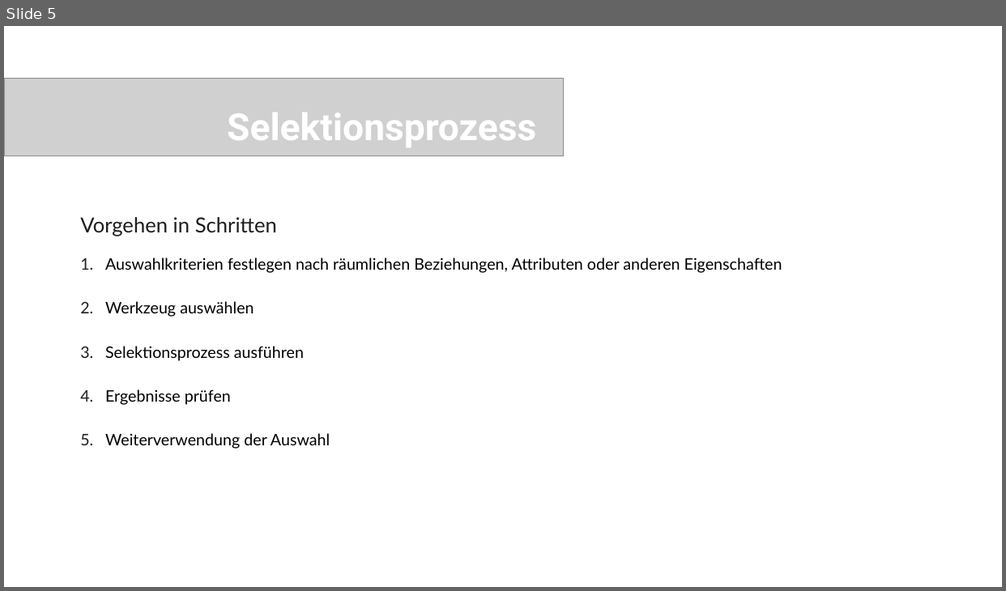
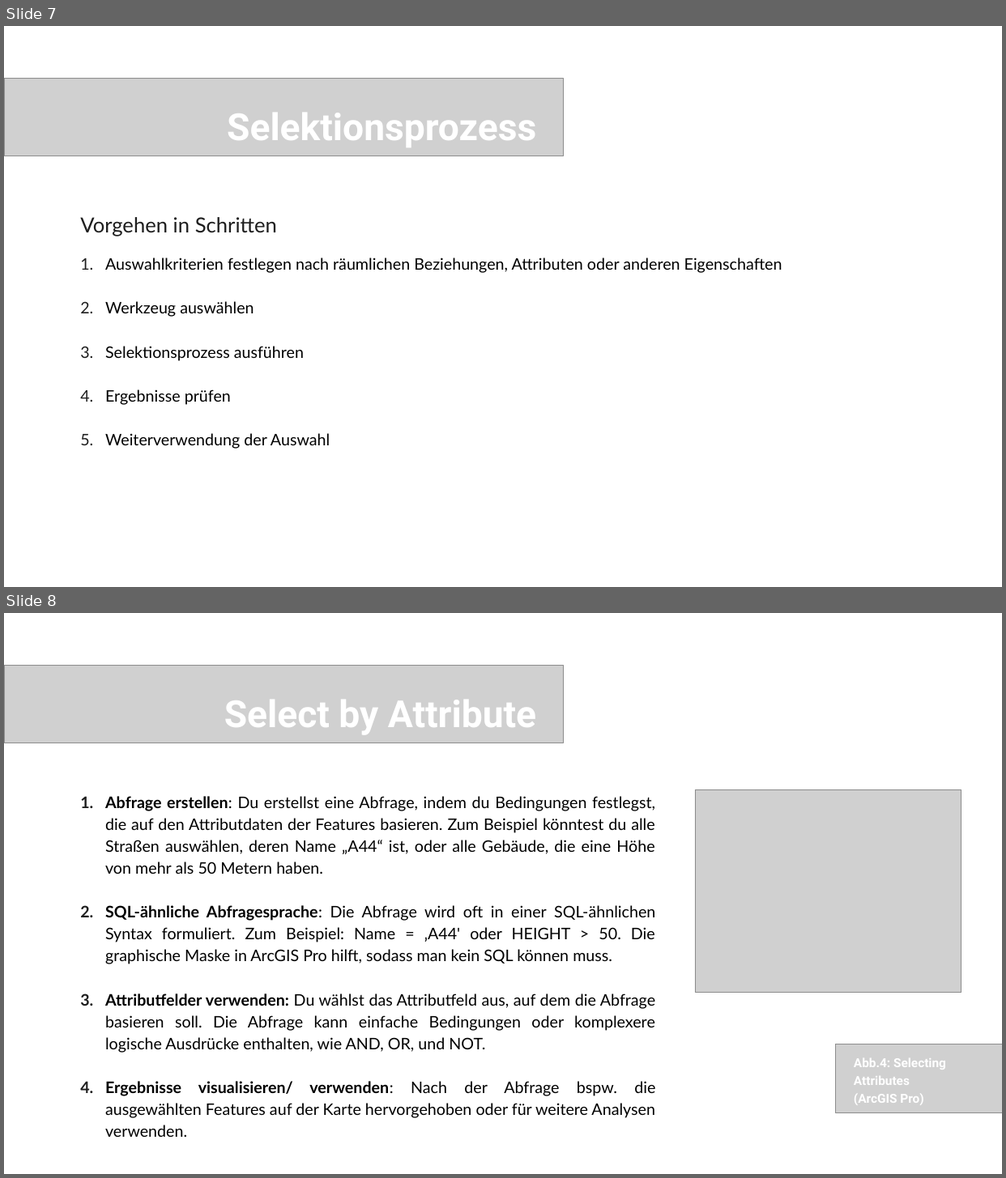
Before and after one commit to oer4sdi/OER-EinfuehrungGeoinformatik, a slide deck: Single_Learning_Element/Powerpoint/3_DigitalisierenSelektierenManipulieren_ppt/Presentation_DigiSelektiMani.pptx. Shown one above the other, each under a label of ours: slide 5 before the commit, slides 7 and 8 after it. The pictures are 1006x591 and 1006x1178 pixels, drawn with LibreOffice and Linux fonts; fonts in the diff are those of the drawing; grey boxes stand for pictures. Boxes give left, top, right and bottom in pixels: in the first picture for what was removed or moved away, otherwise in the second. Text is boxed around its words. In the diff, an @@ line names an element or a change of style, - is before the commit and + after.

```diff
--- a/Single_Learning_Element/Powerpoint/3_DigitalisierenSelektierenManipulieren_ppt/Presentation_DigiSelektiMani.pptx
+++ b/Single_Learning_Element/Powerpoint/3_DigitalisierenSelektierenManipulieren_ppt/Presentation_DigiSelektiMani.pptx
@@ slide 8 added at (4, 613, 1002, 1174), background #FFFFFF @@
@@ picture added at (4, 665, 563, 743) @@
@@ text added at (224, 700, 536, 735), 54 pt, text #FFFFFF, bold @@
+Select by Attribute
@@ text added at (105, 796, 655, 1137), 23 pt, text #000000 @@
+1. Abfrage erstellen: Du erstellst eine Abfrage, indem du Bedingungen festlegst, die auf den Attributdaten der Features basieren. Zum Beispiel könntest du alle Straßen auswählen, deren Name „A44“ ist, oder alle Gebäude, die eine Höhe von mehr als 50 Metern haben.
+2. SQL-ähnliche Abfragesprache: Die Abfrage wird oft in einer SQL-ähnlichen Syntax formuliert. Zum Beispiel: Name = ‚A44' oder HEIGHT > 50. Die graphische Maske in ArcGIS Pro hilft, sodass man kein SQL können muss.
+3. Attributfelder verwenden: Du wählst das Attributfeld aus, auf dem die Abfrage basieren soll. Die Abfrage kann einfache Bedingungen oder komplexere logische Ausdrücke enthalten, wie AND, OR, und NOT.
+4. Ergebnisse visualisieren/ verwenden: Nach der Abfrage bspw. die ausgewählten Features auf der Karte hervorgehoben oder für weitere Analysen verwenden.
@@ picture added at (695, 790, 961, 993) @@
@@ picture added at (836, 1045, 1002, 1114) @@
@@ text added at (854, 1059, 946, 1105), 18 pt, text #FFFFFF, bold @@
+Abb.4: Selecting Attributes
+(ArcGIS Pro)
@@ what was slide 5 is now slide 7 @@
```
Also in this commit, not shown: 5 slides changed, 4 other slides added, 1 slide removed, 20 other files.
